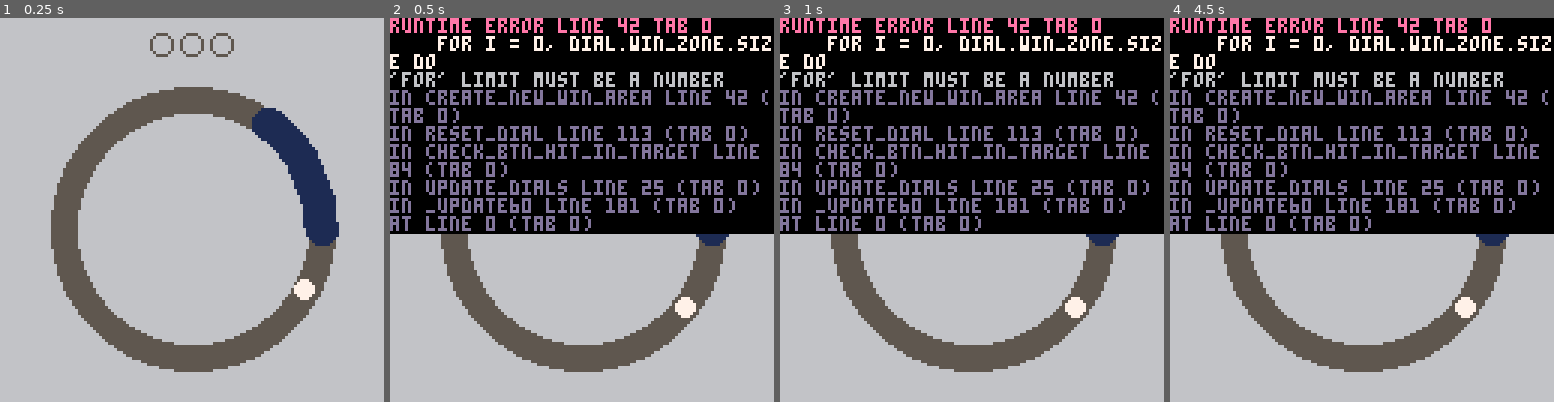
Above: before the commit, frames 1-4 (left to right).
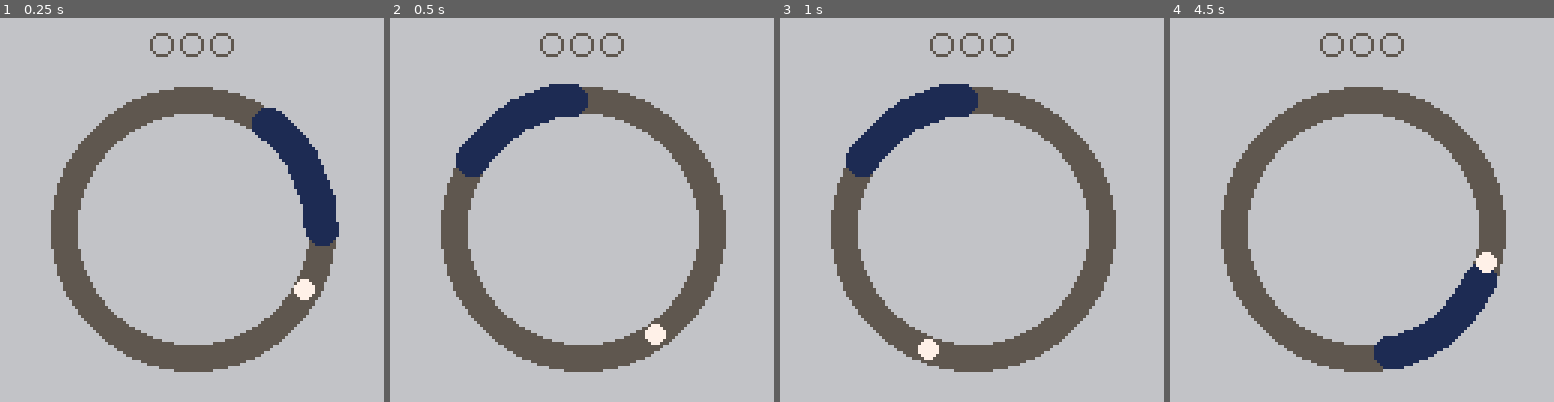
Above: after the commit, the same moments.

Repository: verdantran/pico_safe_cracker
Game: PICO-8 cartridge safe_crackers.p8
Same seed, same stepped clock (60 frames per second), same inputs: the game is played once before the commit and once after it.
Inputs:
- Up to frame 1 (0.25 s): no input
- Up to frame 2 (0.5 s): tap X (X key) at 0.33 s
- Up to frame 3 (1 s): tap O (Z key) at 0.7 s
- Up to frame 4 (4.5 s): tap X (X key) at 1.07, 1.85, 2.97, 4.08 s; hold Right 1.6-2.1 s; tap O (Z key) every 0.4 s from 1.7 to 4.1 s; hold Up 2.15-2.42 s; hold Right 2.47-3.03 s; hold Left 3.08-3.58 s; hold Down 3.63-3.97 s; hold Right from 4.02 s (still down)

Frame 1 is identical in both runs. In frame 2, 56% of the frame differs, in the area x 0-100%, y 0-86%; in frame 3, 56%; in frame 4, 59%, in the area x 0-100%, y 0-92%.
Error before the commit: runtime error line 42 tab 0; for i = 0, dial.win_zone.size do; 'for' limit must be a number

Commit message:
Rendering one dial correctly from a list

Diff:
--- a/data/levels.lua
+++ b/data/levels.lua
@@ -13,7 +13,7 @@
                     -- the current speed
                     angle_speed = 0.005,
                     --the original speed (so that we can reset)
-                    angle_base_speed = angle_speed,
+                    angle_base_speed = 0.005,
                     --the amount to increase by each time
                     angle_speed_step = 0.006,
                     --controls the radius of the target and the win zone
@@ -22,7 +22,7 @@
                 win_zone = {
                     --==win zone==
                     size = 15,
-                    base_size = size,
+                    base_size = 15,
                     size_reduction_step = 3
                 },
                 config = {
--- a/utils/dials.lua
+++ b/utils/dials.lua
@@ -4,9 +4,9 @@
 
 function update_dials(dial)
     --reset
-    if dial.config.dial_solved and btnp(5) then
+    if dial.config.solved and btnp(5) then
         reset_dial()
-    elseif not dial.config.dial_solved then
+    elseif not dial.config.solved then
         if (dial.target.angle > 1) dial.target.angle = 0
 
         if dial.config.rotate_clockwise then
@@ -35,6 +35,7 @@
     if (should_gen_new_pos) dial.config.win_angle = rnd(1)
     win_angle_incrementer = dial.config.win_angle
 
+    log("Win zone is: "..dial.win_zone.size)
     for i = 0, dial.win_zone.size do
         local x = dial.config.cx + (dial.target.radius * cos(win_angle_incrementer))
         local y = dial.config.cy + (dial.target.radius * sin(win_angle_incrementer))
@@ -60,7 +61,7 @@
                 dial.config.cur_lock += 1
 
                 --win
-                if dial.config.total_locks == dial.config.cur_lock and not dial.config.dial_solved then
+                if dial.config.total_locks == dial.config.cur_lock and not dial.config.solved then
                     dial.config.solved = true
                     sfx(2)
                     return
Not shown, changed: .gitignore
Not shown, removed: build/.DS_Store
Not shown, removed: build/html/safe_cracker.html
Not shown, removed: build/html/safe_cracker.js
